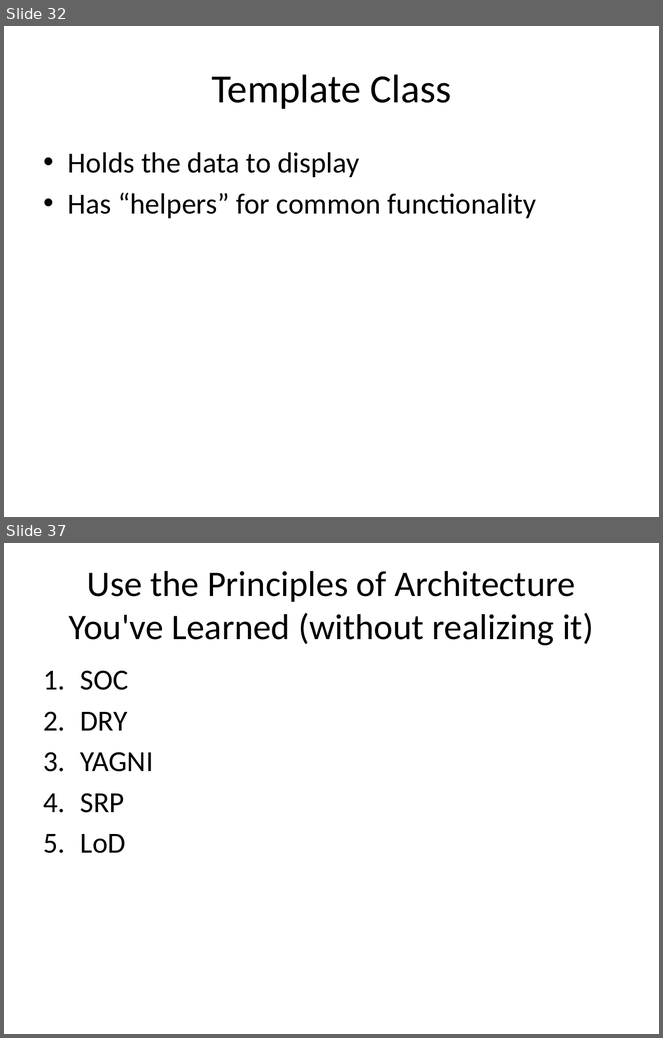
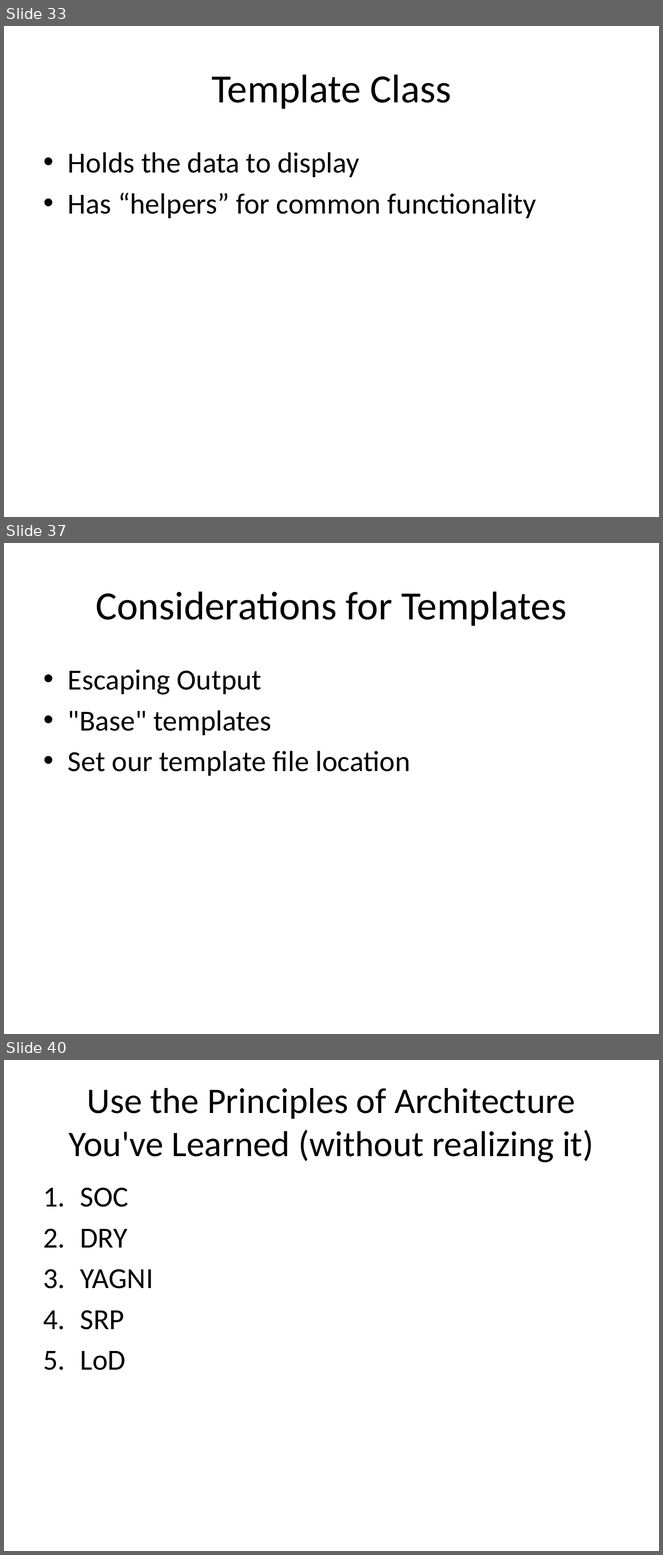
Before and after one commit to PHPEmbark/curriculum, a slide deck: course/4 - Organization and Projects/Organization and Projects.pptx. Shown one above the other, each under a label of ours: slides 32 and 37 before the commit, slides 33, 37 and 40 after it; the slides between them are not shown. The pictures are 663x1038 and 663x1555 pixels, drawn with LibreOffice and Linux fonts; fonts in the diff are those of the drawing. Boxes give left, top, right and bottom in pixels: in the first picture for what was removed or moved away, otherwise in the second. Text is boxed around its words. In the diff, an @@ line names an element or a change of style, - is before the commit and + after.

```diff
--- a/course/4 - Organization and Projects/Organization and Projects.pptx
+++ b/course/4 - Organization and Projects/Organization and Projects.pptx
@@ slide 37 added at box(4, 543, 659, 1034), background #FFFFFF @@
@@ title added at box(96, 591, 567, 626), 44 pt, text #000000 @@
+Considerations for Templates
@@ text added at box(68, 669, 411, 776), 32 pt, text #000000 @@
+• Escaping Output
+• "Base" templates
+• Set our template file location
@@ what was slide 32 is now slide 33 @@
@@ what was slide 37 is now slide 40 @@
```
Also in this commit, not shown: 3 slides changed, 3 other slides added, 1 slide removed, 12 other files.
